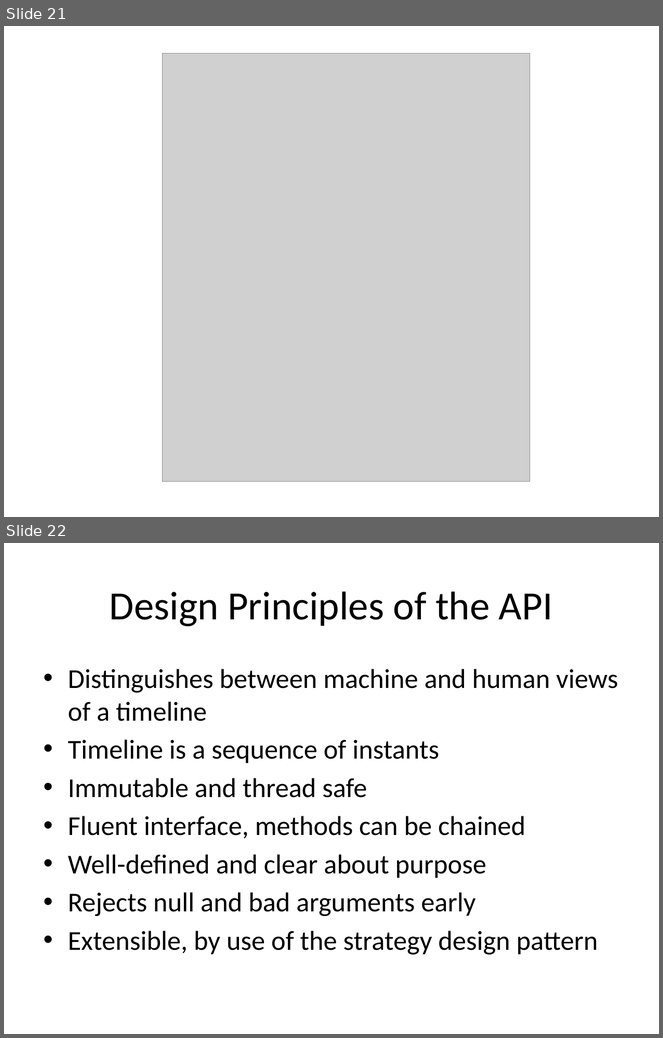
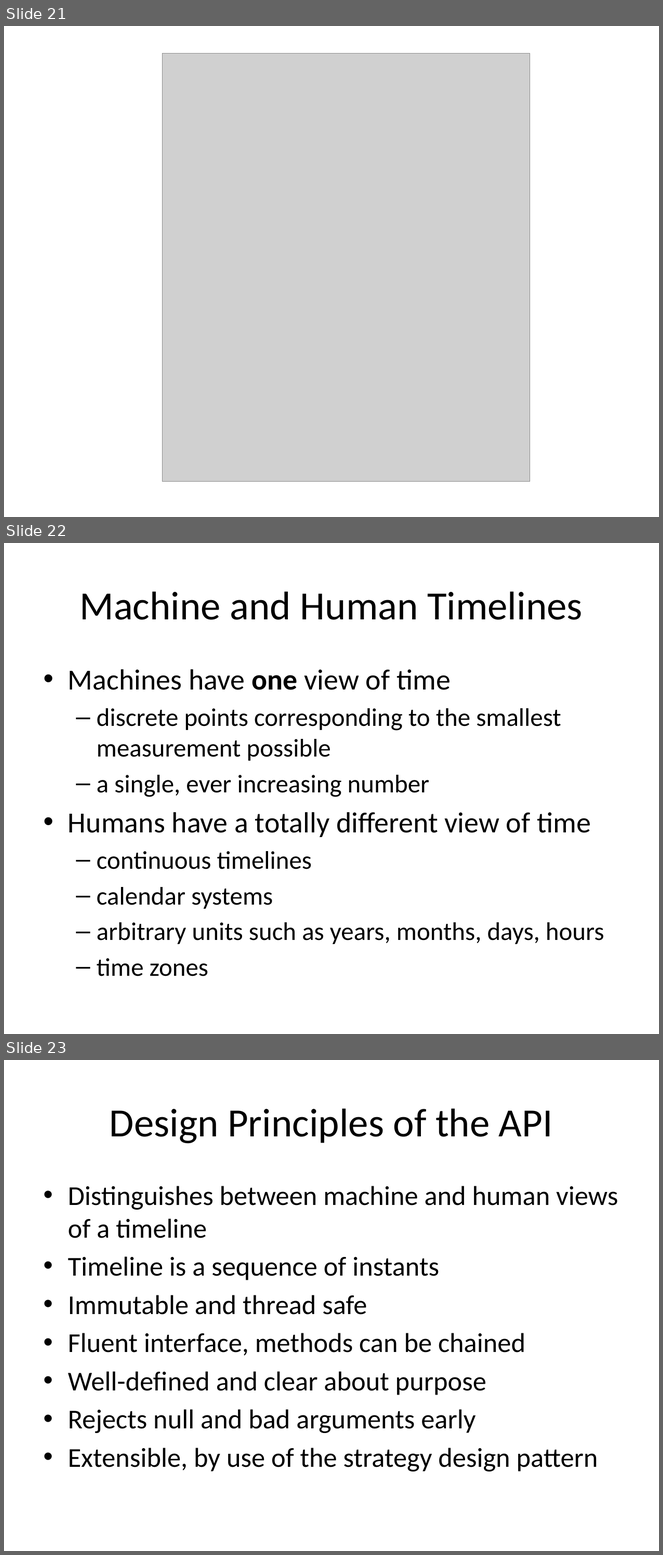
Before and after one commit to sualeh/make-a-date, a slide deck: Java 8 Date and Time API.pptx. Shown one above the other, each under a label of ours: slides 21 and 22 before the commit, slides 21, 22 and 23 after it. The pictures are 663x1038 and 663x1555 pixels, drawn with LibreOffice and Linux fonts; fonts in the diff are those of the drawing; grey boxes stand for pictures. Boxes give left, top, right and bottom in pixels: in the first picture for what was removed or moved away, otherwise in the second. Text is boxed around its words. In the diff, an @@ line names an element or a change of style, - is before the commit and + after.

```diff
--- a/Java 8 Date and Time API.pptx
+++ b/Java 8 Date and Time API.pptx
@@ slide 22 added at box(4, 543, 659, 1034), background #FFFFFF @@
@@ title added at box(79, 591, 583, 620), 44 pt, text #000000 @@
+Machine and Human Timelines
@@ text added at box(68, 669, 605, 977), 28 pt, text #000000 @@
+• Machines have one view of time
+  – discrete points corresponding to the smallest measurement possible
+  – a single, ever increasing number
+• Humans have a totally different view of time
+  – continuous timelines
+  – calendar systems
+  – arbitrary units such as years, months, days, hours
+  – time zones
@@ what was slide 22 is now slide 23 @@
```
Also in this commit, not shown: 13 slides changed, 8 other slides added, 3 slides removed, 1 other file.
